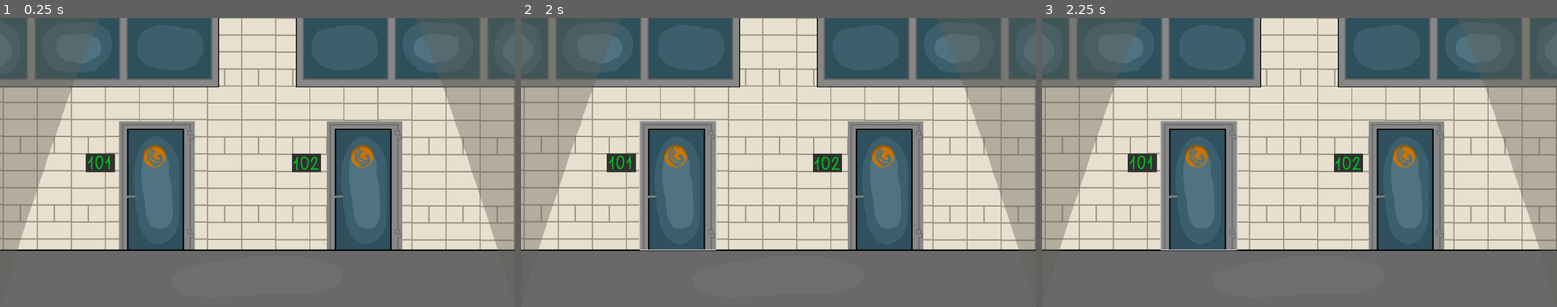
Above: before the commit, frames 1-3 (left to right).
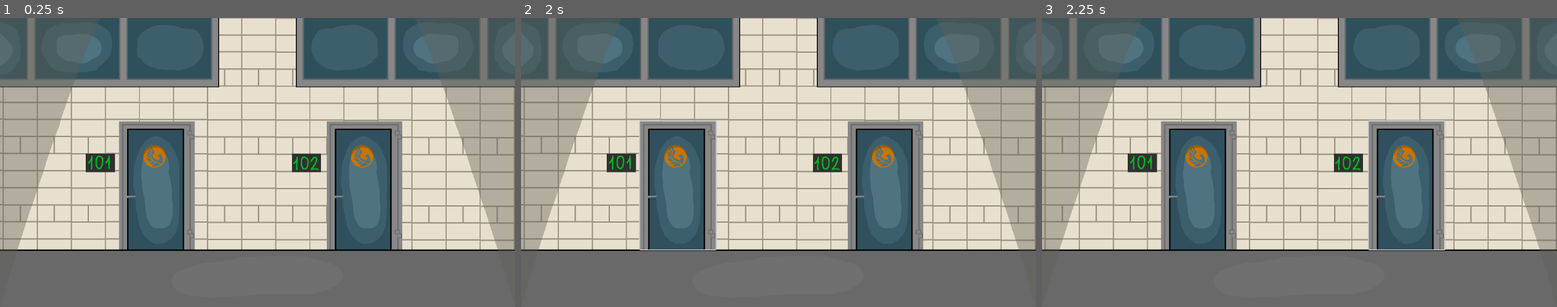
Above: after the commit, the same moments.

Repository: ksand3R77/NightClass
Game: Godot game, scene res://location 1.tscn
Same seed, same stepped clock (60 frames per second), same inputs: the game is played once before the commit and once after it. This scene is started directly instead of the project's main scene.
Inputs (mouse positions are in pixels of both pictures, inside the frame that each line leads up to):
- Up to frame 1 (0.25 s): no input
- Up to frame 2 (2 s): click (675, 185) at 0.52 s; click (675, 185) at 1.27 s
- Up to frame 3 (2.25 s): click (1407, 185) at 2.02 s

Frames 1-2 are identical in both runs. In frame 3, 0.4% of the frame differs, in the area x 22-79%, y 35-81%.

Commit message:
сделал переход из локации

Diff:
--- /dev/null
+++ b/Player/player.gd
@@ -0,0 +1,25 @@
+extends CharacterBody2D
+
+
+const SPEED = 300.0
+const JUMP_VELOCITY = -400.0
+
+
+func _physics_process(delta: float) -> void:
+	# Add the gravity.
+	if not is_on_floor():
+		velocity += get_gravity() * delta
+
+	# Handle jump.
+	if Input.is_action_just_pressed("ui_accept") and is_on_floor():
+		velocity.y = JUMP_VELOCITY
+
+	# Get the input direction and handle the movement/deceleration.
+	# As good practice, you should replace UI actions with custom gameplay actions.
+	var direction := Input.get_axis("ui_left", "ui_right")
+	if direction:
+		velocity.x = direction * SPEED
+	else:
+		velocity.x = move_toward(velocity.x, 0, SPEED)
+
+	move_and_slide()
--- /dev/null
+++ b/Player/player.tscn
@@ -0,0 +1,136 @@
+[gd_scene load_steps=18 format=3 uid="uid://cbollq51r70au"]
+
+[ext_resource type="Script" uid="uid://chasykounc0jb" path="res://Player/player.gd" id="1_4ntmi"]
+[ext_resource type="Texture2D" uid="uid://dc4e5bcgptsyk" path="res://character/Finn гг (0-00-00-00).png" id="1_l8h54"]
+
+[sub_resource type="CapsuleShape2D" id="CapsuleShape2D_hvfyp"]
+
+[sub_resource type="AtlasTexture" id="AtlasTexture_4ntmi"]
+atlas = ExtResource("1_l8h54")
+region = Rect2(183, 257, 80, 182)
+
+[sub_resource type="AtlasTexture" id="AtlasTexture_btcbx"]
+atlas = ExtResource("1_l8h54")
+region = Rect2(267, 257, 80, 182)
+
+[sub_resource type="AtlasTexture" id="AtlasTexture_gwnis"]
+atlas = ExtResource("1_l8h54")
+region = Rect2(351, 257, 80, 182)
+
+[sub_resource type="AtlasTexture" id="AtlasTexture_k53q1"]
+atlas = ExtResource("1_l8h54")
+region = Rect2(441, 257, 125, 182)
+
+[sub_resource type="AtlasTexture" id="AtlasTexture_fhl08"]
+atlas = ExtResource("1_l8h54")
+region = Rect2(0, 225, 150, 225)
+
+[sub_resource type="AtlasTexture" id="AtlasTexture_vtle1"]
+atlas = ExtResource("1_l8h54")
+region = Rect2(160, 117, 88, 138)
+
+[sub_resource type="AtlasTexture" id="AtlasTexture_od3ui"]
+atlas = ExtResource("1_l8h54")
+region = Rect2(248, 117, 88, 138)
+
+[sub_resource type="AtlasTexture" id="AtlasTexture_00tjw"]
+atlas = ExtResource("1_l8h54")
+region = Rect2(336, 117, 88, 138)
+
+[sub_resource type="AtlasTexture" id="AtlasTexture_x3vf3"]
+atlas = ExtResource("1_l8h54")
+region = Rect2(424, 117, 88, 138)
+
+[sub_resource type="AtlasTexture" id="AtlasTexture_apopc"]
+atlas = ExtResource("1_l8h54")
+region = Rect2(512, 117, 88, 138)
+
+[sub_resource type="AtlasTexture" id="AtlasTexture_5htga"]
+atlas = ExtResource("1_l8h54")
+region = Rect2(248, 0, 87, 118)
+
+[sub_resource type="AtlasTexture" id="AtlasTexture_p5o4e"]
+atlas = ExtResource("1_l8h54")
+region = Rect2(335, 0, 87, 118)
+
+[sub_resource type="AtlasTexture" id="AtlasTexture_gu6f8"]
+atlas = ExtResource("1_l8h54")
+region = Rect2(422, 0, 87, 118)
+
+[sub_resource type="SpriteFrames" id="SpriteFrames_l8h54"]
+animations = [{
+"frames": [{
+"duration": 1.0,
+"texture": SubResource("AtlasTexture_4ntmi")
+}, {
+"duration": 1.0,
+"texture": SubResource("AtlasTexture_btcbx")
+}, {
+"duration": 1.0,
+"texture": SubResource("AtlasTexture_gwnis")
+}, {
+"duration": 1.0,
+"texture": SubResource("AtlasTexture_k53q1")
+}],
+"loop": true,
+"name": &"attack",
+"speed": 6.0
+}, {
+"frames": [{
+"duration": 1.0,
+"texture": SubResource("AtlasTexture_fhl08")
+}],
+"loop": true,
+"name": &"idle",
+"speed": 5.0
+}, {
+"frames": [{
+"duration": 1.0,
+"texture": SubResource("AtlasTexture_vtle1")
+}, {
+"duration": 1.0,
+"texture": SubResource("AtlasTexture_od3ui")
+}, {
+"duration": 1.0,
+"texture": SubResource("AtlasTexture_00tjw")
+}, {
+"duration": 1.0,
+"texture": SubResource("AtlasTexture_x3vf3")
+}, {
+"duration": 1.0,
+"texture": SubResource("AtlasTexture_apopc")
+}],
+"loop": true,
+"name": &"jump",
+"speed": 8.0
+}, {
+"frames": [{
+"duration": 1.0,
+"texture": SubResource("AtlasTexture_5htga")
+}, {
+"duration": 1.0,
+"texture": SubResource("AtlasTexture_p5o4e")
+}, {
+"duration": 1.0,
+"texture": SubResource("AtlasTexture_gu6f8")
+}],
+"loop": true,
+"name": &"run",
+"speed": 7.0
+}]
+
+[node name="Player" type="CharacterBody2D"]
+script = ExtResource("1_4ntmi")
+
+[node name="CollisionShape2D" type="CollisionShape2D" parent="."]
+position = Vector2(-0.910001, -2.74)
+shape = SubResource("CapsuleShape2D_hvfyp")
+
+[node name="AnimatedSprite2D" type="AnimatedSprite2D" parent="."]
+position = Vector2(-2, -2)
+scale = Vector2(0.260196, 0.260196)
+sprite_frames = SubResource("SpriteFrames_l8h54")
+animation = &"attack"
+autoplay = "idle"
+frame = 3
+frame_progress = 0.0204051
--- a/background dveri.tscn
+++ b/background dveri.tscn
@@ -1,8 +1,10 @@
-[gd_scene load_steps=2 format=3 uid="uid://ct0hvk1hpx8ri"]
+[gd_scene load_steps=3 format=3 uid="uid://ct0hvk1hpx8ri"]
 
 [ext_resource type="Texture2D" uid="uid://bh5u11kvr0nd4" path="res://background/коридор..png" id="1_25fwk"]
+[ext_resource type="Script" uid="uid://h51cnndusnw6" path="res://background_dveri.gd" id="1_lajgx"]
 
 [node name="ParallaxBackground" type="ParallaxBackground"]
+script = ExtResource("1_lajgx")
 
 [node name="Коридор_" type="Sprite2D" parent="."]
 position = Vector2(576, 324)
--- /dev/null
+++ b/background_dveri.gd
@@ -0,0 +1 @@
+extends ParallaxBackground
--- /dev/null
+++ b/button.gd
@@ -0,0 +1,5 @@
+extends Button
+
+
+
+=
--- a/location 1.tscn
+++ b/location 1.tscn
@@ -7,9 +7,16 @@
 
 [node name="ParallaxBackground" parent="." instance=ExtResource("2_n6wxr")]
 
-[node name="Button" type="Button" parent="."]
+[node name="button 1 door" type="Button" parent="."]
 offset_left = 263.0
 offset_top = 229.0
 offset_right = 433.0
 offset_bottom = 517.0
 flat = true
+
+[node name="button 2 door" type="Button" parent="."]
+offset_left = 728.0
+offset_top = 229.0
+offset_right = 898.0
+offset_bottom = 517.0
+flat = true
--- /dev/null
+++ b/location_1.gd
@@ -0,0 +1,9 @@
+extends Node2D
+
+
+func _on_button_pressed() -> void:
+	get_tree().change_scene_to_file("res://location_2.tscn")
+
+
+func _on_button_2_pressed() -> void:
+	get_tree().change_scene_to_file("res://location_3.tscn")
--- /dev/null
+++ b/location_1.tscn
@@ -0,0 +1,19 @@
+[gd_scene load_steps=2 format=3 uid="uid://x3csa5ny7fff"]
+
+[ext_resource type="PackedScene" uid="uid://x3csa5ny7fff" path="res://location_1.tscn" id="1_64clm"]
+
+[node name="location 1" instance=ExtResource("1_64clm")]
+
+[node name="Button" parent="." index="1"]
+script = null
+
+[node name="Button2" type="Button" parent="." index="2"]
+offset_left = 731.0
+offset_top = 230.0
+offset_right = 900.0
+offset_bottom = 518.0
+flat = true
+
+[connection signal="pressed" from="Button" to="." method="_on_button_pressed"]
+[connection signal="pressed" from="Button2" to="." method="_on_button_2_pressed"]
+[connection signal="pressed" from="Button2" to="." method="_on_button_pressed"]
--- /dev/null
+++ b/node_2d.gd
@@ -0,0 +1,9 @@
+extends Node2D
+
+
+func _on_button_1_door_pressed() -> void:
+	get_tree().change_scene_to_file("res://location_2.tscn")
+
+
+func _on_button_2_door_pressed() -> void:
+	get_tree().change_scene_to_file("res://location_3.tscn")
--- /dev/null
+++ b/node_2d.tscn
@@ -0,0 +1,27 @@
+[gd_scene load_steps=3 format=3 uid="uid://bh1oheoal1ity"]
+
+[ext_resource type="Script" uid="uid://rx33658q6h8v" path="res://node_2d.gd" id="1_0e48y"]
+[ext_resource type="PackedScene" uid="uid://ct0hvk1hpx8ri" path="res://background dveri.tscn" id="1_wtcfe"]
+
+[node name="1 location" type="Node2D"]
+position = Vector2(3, 2)
+script = ExtResource("1_0e48y")
+
+[node name="ParallaxBackground" parent="." instance=ExtResource("1_wtcfe")]
+
+[node name="button 1 door" type="Button" parent="."]
+offset_left = 264.0
+offset_top = 230.0
+offset_right = 433.0
+offset_bottom = 517.0
+flat = true
+
+[node name="Button 2 door" type="Button" parent="."]
+offset_left = 728.0
+offset_top = 230.0
+offset_right = 897.0
+offset_bottom = 517.0
+flat = true
+
+[connection signal="pressed" from="button 1 door" to="." method="_on_button_1_door_pressed"]
+[connection signal="pressed" from="Button 2 door" to="." method="_on_button_2_door_pressed"]
--- a/project.godot
+++ b/project.godot
@@ -11,7 +11,7 @@
 [application]
 
 config/name="NightClass"
-run/main_scene="uid://diiun48sve56j"
+run/main_scene="uid://dmqc14wangt8x"
 config/features=PackedStringArray("4.4", "Mobile")
 config/icon="res://icon.svg"
 
Not shown, added: Player/player.gd.uid
Not shown, added: background_dveri.gd.uid
Not shown, added: button.gd.uid
Binary file added: character/Finn гг (0-00-00-00).png
Not shown, added: character/Finn гг (0-00-00-00).png.import
Not shown, added: location_1.gd.uid
